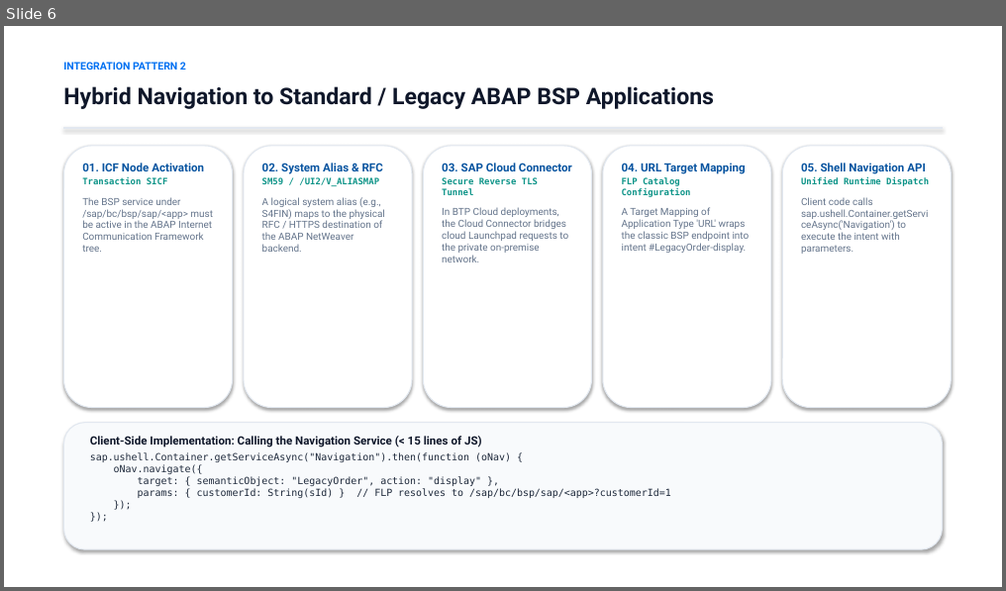
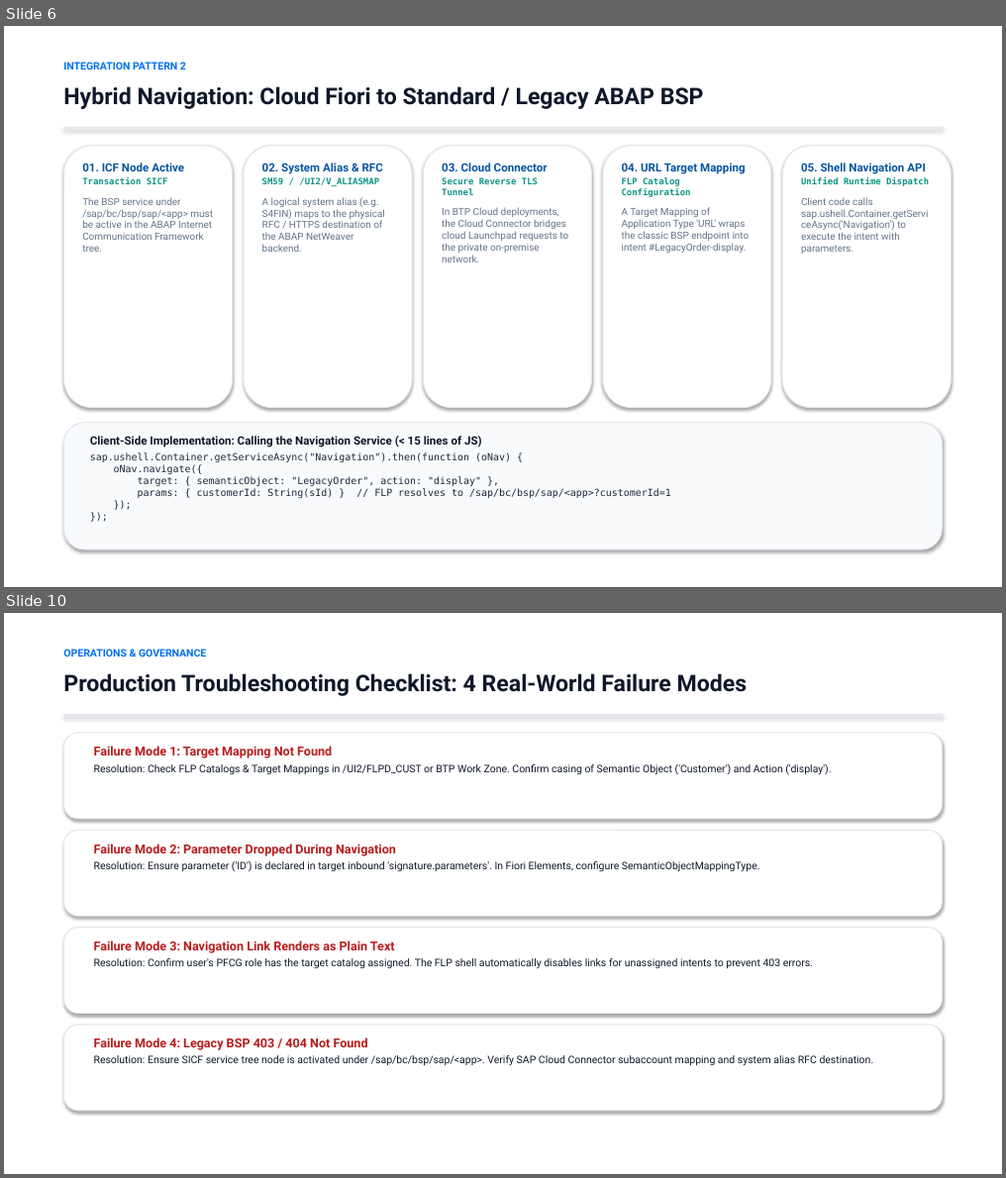
Before and after one commit to riteshpp05/cross-navigation, a slide deck: SAP_Cross_Navigation.pptx. Shown one above the other, each under a label of ours: slide 6 before the commit, slides 6 and 10 after it; the slides between them are not shown. The pictures are 1006x591 and 1006x1178 pixels, drawn with LibreOffice and Linux fonts; fonts in the diff are those of the drawing. Boxes give left, top, right and bottom in pixels: in the first picture for what was removed or moved away, otherwise in the second. Text is boxed around its words. In the diff, an @@ line names an element or a change of style, - is before the commit and + after.

```diff
--- a/SAP_Cross_Navigation.pptx
+++ b/SAP_Cross_Navigation.pptx
@@ slide 10 added at bbox=[4, 613, 1002, 1174], background #FFFFFF @@
@@ text added at bbox=[63, 649, 206, 657], 10 pt, text #0070F2, bold @@
+OPERATIONS & GOVERNANCE
@@ text added at bbox=[63, 673, 747, 696], 22 pt, text #0F172A, bold @@
+Production Troubleshooting Checklist: 4 Real-World Failure Modes
@@ rectangle added at bbox=[63, 714, 943, 716], fill #E2E8F0, outline #E2E8F0 0.75 pt @@
@@ rounded rectangle added at bbox=[63, 733, 943, 819], fill #FFFFFF, outline #E2E8F0 1 pt @@
@@ text added at bbox=[94, 746, 831, 775], 10 pt, text #0F172A @@
+Failure Mode 1: Target Mapping Not Found
+Resolution: Check FLP Catalogs & Target Mappings in /UI2/FLPD_CUST or BTP Work Zone. Confirm casing of Semantic Object ('Customer') and Action ('display').
@@ rounded rectangle added at bbox=[63, 830, 943, 916], fill #FFFFFF, outline #E2E8F0 1 pt @@
@@ text added at bbox=[94, 844, 760, 872], 10 pt, text #0F172A @@
+Failure Mode 2: Parameter Dropped During Navigation
+Resolution: Ensure parameter ('ID') is declared in target inbound 'signature.parameters'. In Fiori Elements, configure SemanticObjectMappingType.
@@ rounded rectangle added at bbox=[63, 928, 943, 1014], fill #FFFFFF, outline #E2E8F0 1 pt @@
@@ text added at bbox=[94, 941, 813, 969], 10 pt, text #0F172A @@
+Failure Mode 3: Navigation Link Renders as Plain Text
+Resolution: Confirm user's PFCG role has the target catalog assigned. The FLP shell automatically disables links for unassigned intents to prevent 403 errors.
@@ rounded rectangle added at bbox=[63, 1025, 943, 1111], fill #FFFFFF, outline #E2E8F0 1 pt @@
@@ text added at bbox=[94, 1038, 874, 1066], 10 pt, text #0F172A @@
+Failure Mode 4: Legacy BSP 403 / 404 Not Found
+Resolution: Ensure SICF service tree node is activated under /sap/bc/bsp/sap/<app>. Verify SAP Cloud Connector subaccount mapping and system alias RFC destination.
@@ slide 6 changed as well @@
@@ text at bbox=[63, 86, 704, 109]: text changed @@
-Hybrid Navigation to Standard / Legacy ABAP BSP Applications
+Hybrid Navigation: Cloud Fiori to Standard / Legacy ABAP BSP
@@ text at bbox=[82, 163, 184, 172]: text changed @@
-01. ICF Node Activation
+01. ICF Node Active
@@ text at bbox=[442, 163, 548, 172]: text changed @@
-03. SAP Cloud Connector
+03. Cloud Connector
```
Also in this commit, not shown: 3 other slides changed, 6 other slides added, 6 slides removed, 4 other files.
